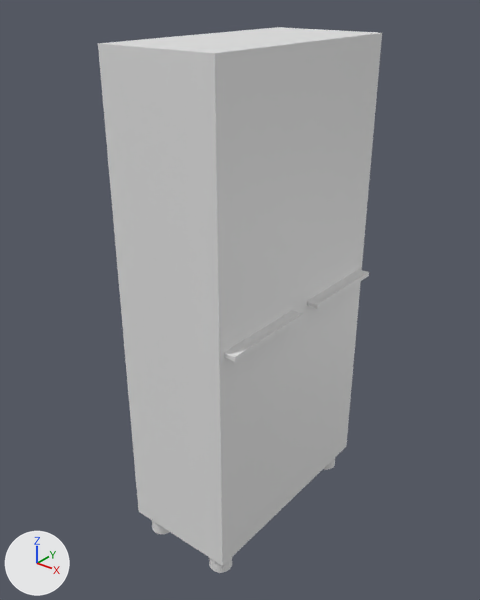
The Blender file DeeperAndDeeper/Assets/AssetsDeeperAndDeeper/Art/Models/Blend/wardrobe.blend, before and after one commit.
Rendered twice from a 50 mm lens placed at (3.12, -4.04, 4.59), pointed at (-0.06, -0.07, 2.13). Arrows for +X, +Y and +Z are at lower left; the lights stay in place.

Names of what the first picture shows: 'Armoire', 'PorteDroite', 'PorteGauche'.
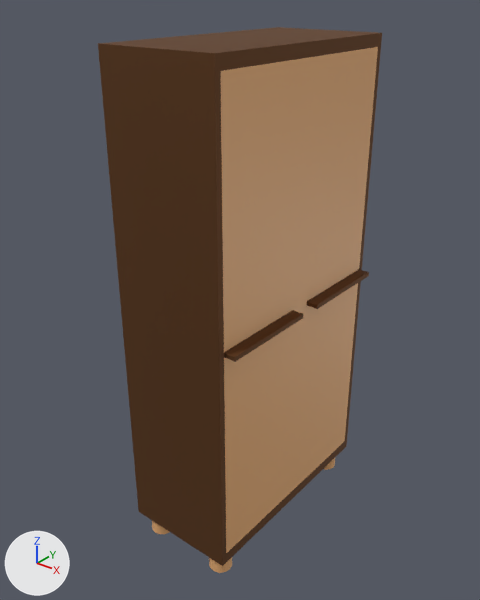
What differs and where, as boxes (x1, y1, x2, y2) in the pictures (480 x 600 px):
```json
{"part": 1, "of": "me_cube", "change": "recoloured", "before": [98, 27, 382, 446], "after": [98, 27, 382, 446], "on screen": "white to brown"}
{"part": 2, "of": "me_cube", "change": "recoloured", "before": [98, 44, 226, 566], "after": [98, 44, 226, 566], "on screen": "white to brown"}
{"part": 3, "of": "me_cube", "change": "recoloured", "before": [223, 441, 346, 565], "after": [223, 441, 346, 565], "on screen": "white to brown"}
{"part": 4, "of": "me_cube", "change": "recoloured", "before": [152, 521, 169, 534], "after": [152, 521, 169, 534]}
{"part": 5, "of": "me_cube", "change": "recoloured", "before": [209, 558, 232, 573], "after": [209, 558, 232, 573], "on screen": "white to brown"}
{"part": 6, "of": "me_cube", "change": "recoloured", "before": [324, 458, 335, 470], "after": [324, 458, 335, 470]}
{"part": 7, "of": "me_cube_001", "change": "recoloured", "before": [307, 269, 369, 309], "after": [307, 269, 369, 309], "on screen": "white to brown"}
{"part": 8, "of": "me_cube_001", "change": "recoloured", "before": [292, 283, 358, 491], "after": [292, 283, 358, 491], "on screen": "white to brown"}
{"part": 9, "of": "me_cube_001", "change": "recoloured", "before": [300, 47, 378, 305], "after": [300, 47, 378, 305], "on screen": "white to brown"}
{"part": 10, "of": "me_cube_002", "change": "recoloured", "before": [224, 310, 303, 362], "after": [224, 310, 303, 362], "on screen": "white to brown"}
{"part": 11, "of": "me_cube_002", "change": "recoloured", "before": [221, 57, 311, 553], "after": [221, 57, 311, 553], "on screen": "white to brown"}
```

The change, as JSON lines over the scene's bpy script:
```json
{"op": "add", "block": "mat_wood", "code": ["mat_wood = principled_material('Wood')", "mat_wood.base_color = (0.156, 0.0654, 0.0225)  # brown #6e4829", "mat_wood.metallic = 0.724", "mat_wood.roughness = 0.673"]}
{"op": "add", "block": "mat_wood2", "code": ["mat_wood2 = principled_material('Wood2')", "mat_wood2.base_color = (0.8, 0.421, 0.174)  # beige #e7ae74"]}
{"block": "me_cube", "where": "me_cube.from_pydata(...)  # 272 vertices, 150 faces; spans x -1.0..1.0, y -1.0..1.0, z -1.1..1.0"}
{"block": "me_cube", "where": "# used by ob_armoire; location = (0.0, 0.0, 2.2); scale = (0.5, 1.0, 2.0)"}
{"block": "me_cube", "change": "me_cube part 1: all 6 faces centred in x 0.0..1.0, y 0.0..1.0, z 0.0..1.0 switch from mat_material (white #e7e7e7) to mat_wood (brown #6e4829)"}
{"block": "me_cube", "change": "me_cube part 2: all 3 faces centred in x 0.0..1.0, y -1.0..-0.95, z 0.0 switch from mat_material (white #e7e7e7) to mat_wood (brown #6e4829)"}
{"block": "me_cube", "change": "me_cube part 3: all 3 faces centred in x 0.0..1.0, y 0.0, z -1.0..-0.95 switch from mat_material (white #e7e7e7) to mat_wood (brown #6e4829)"}
{"block": "me_cube", "change": "me_cube part 4: all 34 faces centred in x -0.9..-0.5, y -0.95..-0.75, z -1.1..-1.0 switch from mat_material (white #e7e7e7) to mat_wood2 (beige #e7ae74)"}
{"block": "me_cube", "change": "me_cube part 5: all 34 faces centred in x 0.5..0.9, y -0.95..-0.75, z -1.1..-1.0 switch from mat_material (white #e7e7e7) to mat_wood2 (beige #e7ae74)"}
{"block": "me_cube", "change": "me_cube part 6: all 34 faces centred in x 0.5..0.9, y 0.75..0.95, z -1.1..-1.0 switch from mat_material (white #e7e7e7) to mat_wood2 (beige #e7ae74)"}
{"block": "me_cube_001", "where": "me_cube_001.from_pydata(...)  # 40 vertices, 38 faces; spans x -0.1..0.1, y -0.95..0.0, z 0.0..3.8"}
{"block": "me_cube_001", "where": "# used by ob_portedroite; location = (0.5, 0.95, 0.3)"}
{"block": "me_cube_001", "change": "me_cube_001 part 7: 31 of the faces centred in x -0.1..0.1, y -0.95..0.0, z 0.0..1.92 switch from mat_material (white #e7e7e7) to mat_wood (brown #6e4829)"}
{"block": "me_cube_001", "change": "me_cube_001 part 8: the 1 face centred in x 0.0, y -0.47, z 0.94 switches from mat_material (white #e7e7e7) to mat_wood2 (beige #e7ae74)"}
{"block": "me_cube_001", "change": "me_cube_001 part 9: the 1 face centred in x 0.0, y -0.47, z 2.86 switches from mat_material (white #e7e7e7) to mat_wood2 (beige #e7ae74)"}
{"op": "add", "block": "me_cube_001", "code": "me_cube_001.materials.append(mat_wood2)  # beige #e7ae74"}
{"block": "me_cube_002", "where": "me_cube_002.from_pydata(...)  # 26 vertices, 24 faces; spans x -0.1..0.1, y 0.0..0.95, z 0.0..3.8"}
{"block": "me_cube_002", "where": "# used by ob_portegauche; location = (0.5, -0.95, 0.3)"}
{"block": "me_cube_002", "change": "me_cube_002 part 10: 17 of the faces centred in x -0.1..0.1, y 0.0..0.95, z 0.0..1.92 switch from mat_material (white #e7e7e7) to mat_wood (brown #6e4829)"}
{"block": "me_cube_002", "change": "me_cube_002 part 11: all 3 faces centred in x 0.0, y 0.47..0.9, z 0.94..2.86 switch from mat_material (white #e7e7e7) to mat_wood2 (beige #e7ae74)"}
```
